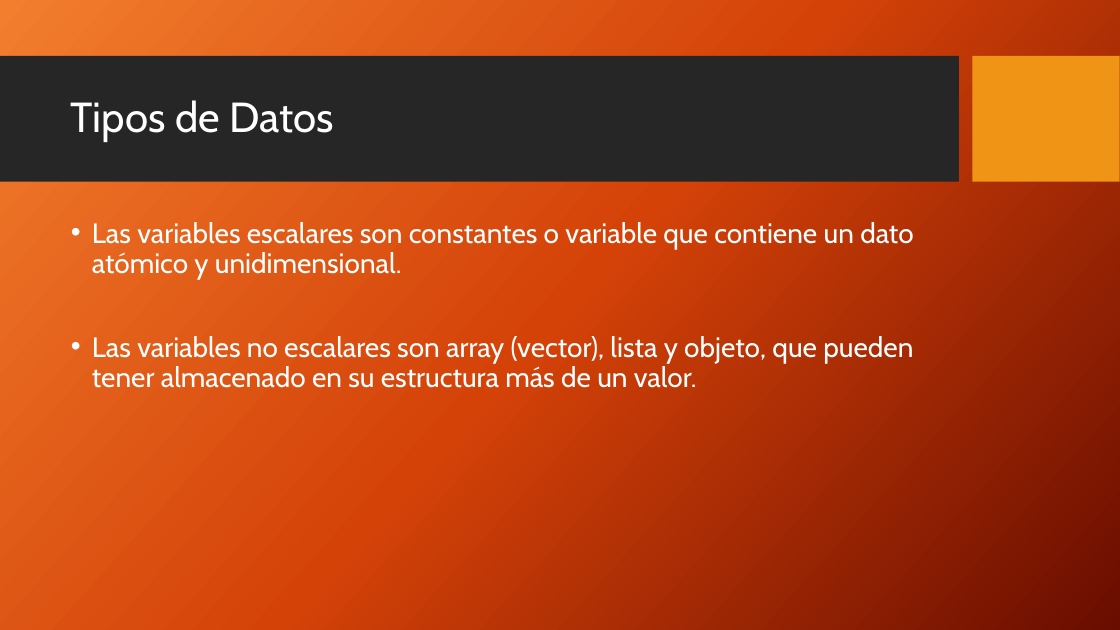
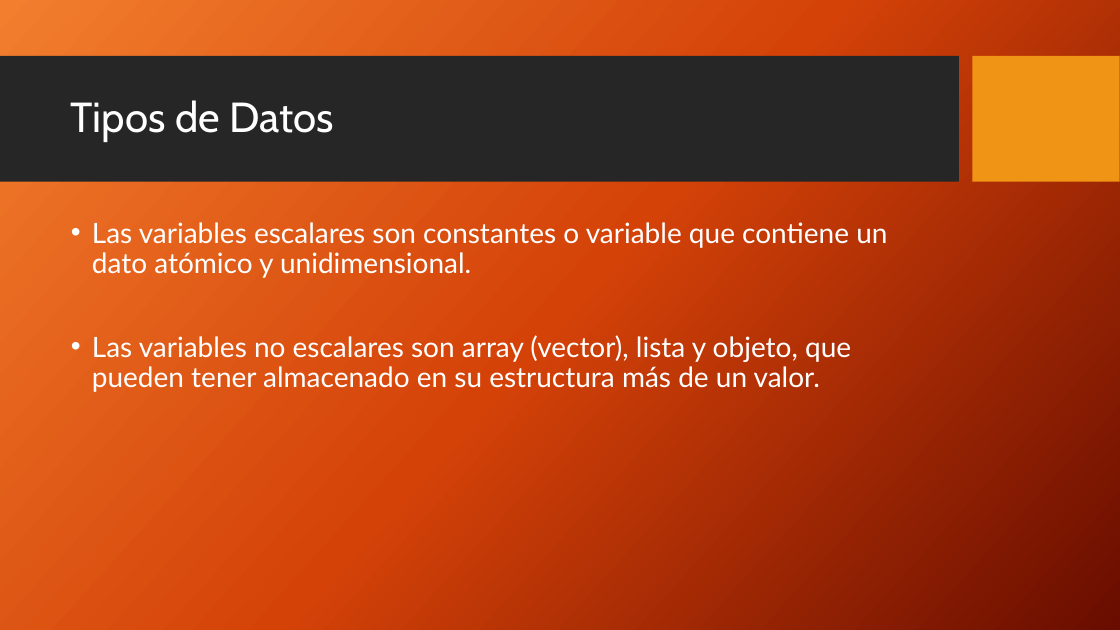
Before and after one commit to FedeDavila1984/utn_prog_y_lab_II, a slide deck: slide 5 of PPTs/ProgramacionII_Clase_01-2018.pptx. Drawn at 1120x630 pixels with LibreOffice and Linux fonts; fonts in the diff are those of the drawing; background and template pictures are left out. Boxes give left, top, right and bottom in pixels: in the first picture for what was removed or moved away, otherwise in the second. Text is boxed around its words. In the diff, an @@ line names an element or a change of style, - is before the commit and + after.

```diff
--- a/PPTs/ProgramacionII_Clase_01-2018.pptx
+++ b/PPTs/ProgramacionII_Clase_01-2018.pptx
@@ text "Las variables escalares son constantes ..." at box(92, 222, 887, 392): font Cabin to Lato @@
```
Also in this commit, not shown: 3 other slides changed, 4 other files.
